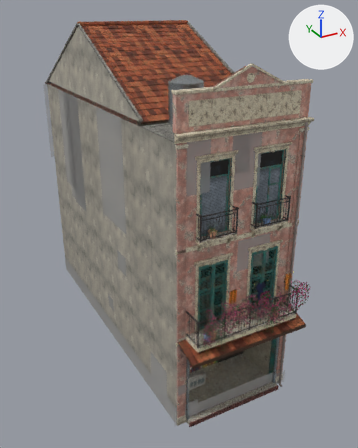
What one commit did to the glTF model assets/models/city/colonial_3f_w5_pink.glb.
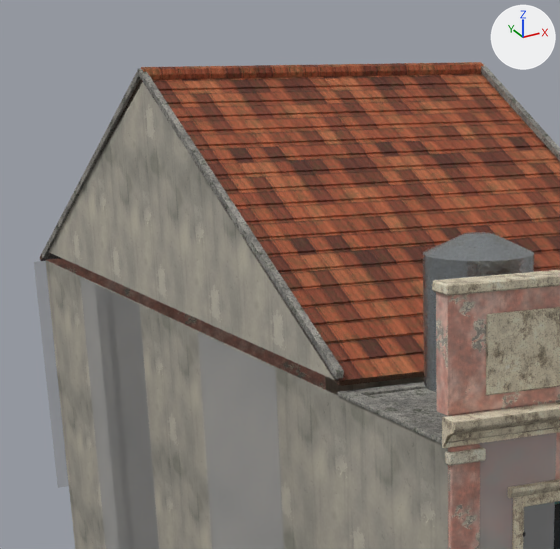
There are two pictures of each version: one whole from a 50 mm lens placed at (-9.28, -12.49, 14.57), pointed at (0.57, 5.42, 5.61), one close up on the part from 9% to 59% of the width and 0% to 39% of the height. Every picture has the same lights, and +X, +Y and +Z are marked at upper right. The last two pictures show the newer version. Objects named as collision shapes, trigger or cutter boxes, shadow casters or lower levels of detail are left out. Where no turn or scale is listed for an object, it has been applied to the vertices. Vertices at exactly the same position are counted once.

In view in the first close-up: 'colonial_3f_w5_pink_clutter', 'colonial_3f_w5_pink_detail', 'colonial_3f_w5_pink_shell'.
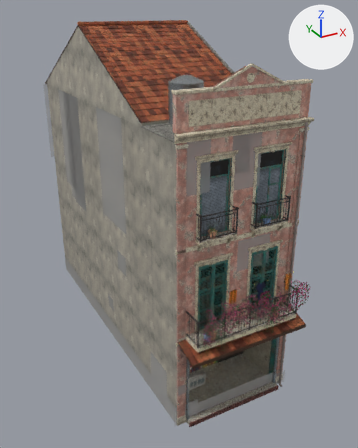
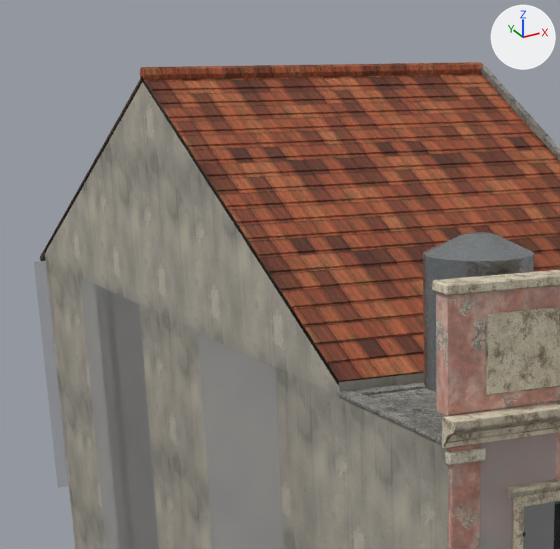
Edits to the scene script, one JSON object a line:
```json
{"block": "me_colonial_3f_w5_pink_shell", "where": "# used by ob_colonial_3f_w5_pink_shell; location = (0.0, 0.0, 0.0)"}
{"block": "me_colonial_3f_w5_pink_shell", "where": "# verts and faces of me_colonial_3f_w5_pink_shell; kept vertices keep their numbers, new ones are numbered from 3724"}
{"block": "me_colonial_3f_w5_pink_shell", "where": "# before: 707 (2.5, 14.0, 10.9), 1075 (-2.5, 14.0, 10.9) at pixel (45, 259), 3613 (-2.5, 14.0, 11.1) at pixel (44, 250), 3614 (-2.5, 2.4, 11.1) at pixel (339, 382), 3615 (2.5, 2.4, 11.1)"}
{"block": "me_colonial_3f_w5_pink_shell", "where": "# before: 3616 (2.5, 14.0, 11.1), 3618 (-2.5, 2.4, 10.9) at pixel (339, 396), 3619 (2.5, 2.4, 10.9)"}
{"op": "remove", "block": "me_colonial_3f_w5_pink_shell", "code": "me_colonial_3f_w5_pink_shell.from_pydata(...)  # 3724 vertices, 5937 faces; spans x -2.6..2.6, y -1.1..14.4, z 0.0..14.0"}
{"op": "add", "block": "me_colonial_3f_w5_pink_shell", "code": "me_colonial_3f_w5_pink_shell.from_pydata(...)  # 3712 vertices, 5925 faces; spans x -2.6..2.6, y -1.1..14.4, z 0.0..14.0"}
{"block": "me_colonial_3f_w5_pink_shell", "change": "me_colonial_3f_w5_pink_shell part 1: the loose piece of 12 vertices spanning x -2.5, y 2.4..14.0, z 10.9..14.0 is deleted"}
{"block": "me_colonial_3f_w5_pink_shell", "change": "me_colonial_3f_w5_pink_shell part 2"}
{"op": "add", "block": "me_colonial_3f_w5_pink_shell", "code": "faces += [(1075, 3614, 3613), (1075, 3618, 3614), (707, 3616, 3619), (3615, 3619, 3616), (3615, 3618, 3619), (3614, 3618, 3615)]  # mat_arch_cement_render"}
{"op": "add", "block": "me_colonial_3f_w5_pink_shell", "code": "faces += [(707, 3613, 3616), (707, 1075, 3613)]  # mat_arch_cement_render"}
```

What differs and where, as boxes [x1, y1, x2, y2] in the close-ups (560 x 549 px):
```json
{"part": 1, "of": "me_colonial_3f_w5_pink_shell", "change": "deleted", "before": [42, 69, 344, 379]}
{"part": 2, "of": "me_colonial_3f_w5_pink_shell", "change": "added", "after": [45, 251, 424, 395]}
```
